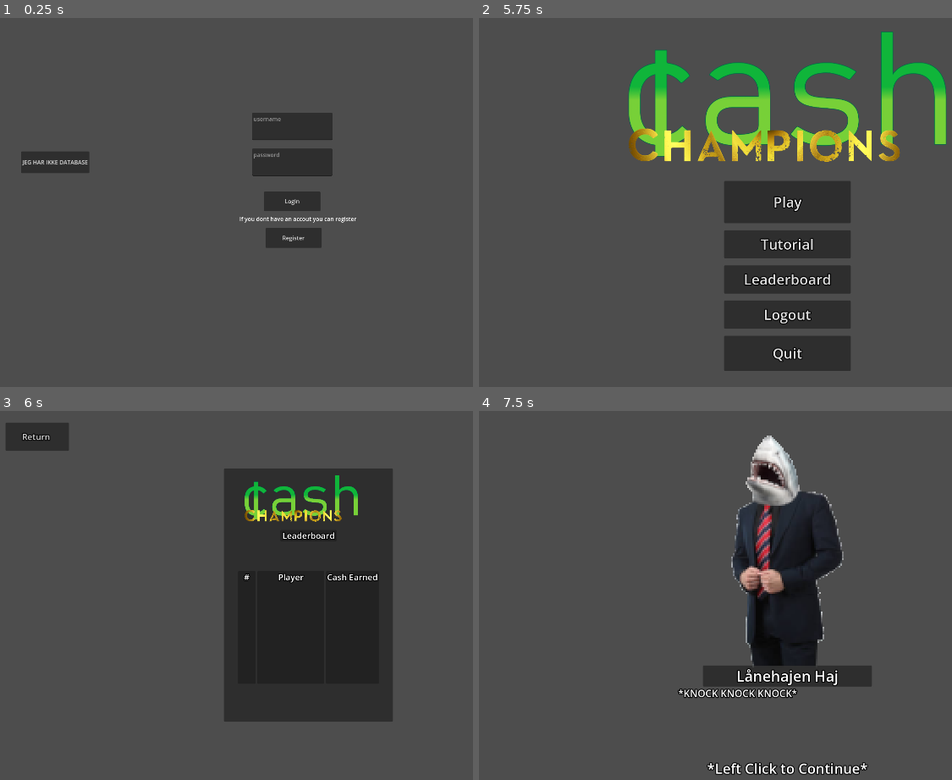
Above: before the commit, frames 1-4 (two rows, left to right).
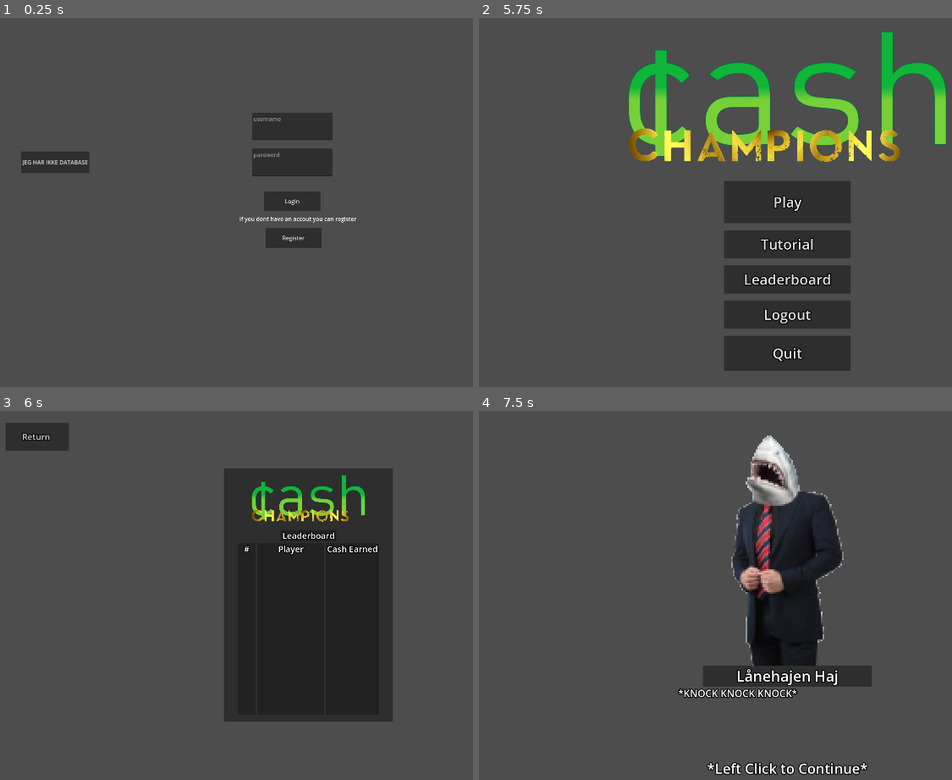
Above: after the commit, the same moments.

Repository: ThyGram/Eksamensprojekt-DDU
Game: Godot game, scene res://Menu/Login.tscn
Two runs of this game, one before a commit and one after it. Both use one fixed random seed, a clock stepped at 60 frames per second and the inputs below.
Inputs (mouse positions are in pixels of both pictures, inside the frame that each line leads up to):
- Up to frame 1 (0.25 s): no input
- Up to frame 2 (5.75 s): click (772, 125) at 0.52 s; type "Alex" at 0.6 s; click (772, 161) at 0.75 s; type "12" at 0.83 s; click "Login" at 1.25 s; click "Register" at 2 s; click (767, 113) at 2.77 s; type "Alex" at 2.85 s; click (772, 143) at 3 s; type "12" at 3.08 s; click (772, 176) at 3.23 s; type "Alex" at 3.32 s; click "Register" at 3.5 s; click "Return" at 4.25 s; click "JEG HAR IKKE DATABASE" at 5 s
- Up to frame 3 (6 s): click "Leaderboard" at 5.75 s
- Up to frame 4 (7.5 s): click "Return" at 6.5 s; click "Play" at 7.25 s

Frames 1-2 are identical in both runs. In frame 3, 2.0% of the frame differs, in the area x 51-80%, y 17-47%; in frame 4, nothing differs.

Commit message:
Pause menu centered

Diff:
--- a/GodotGame/Menu/Leaderboard.tscn
+++ b/GodotGame/Menu/Leaderboard.tscn
@@ -16,7 +16,7 @@
 offset_bottom = 900.0
 
 [node name="CashChampions" type="Sprite2D" parent="Panel"]
-position = Vector2(220, 85)
+position = Vector2(240, 85)
 scale = Vector2(0.25, 0.25)
 texture = ExtResource("2_rf5u7")
 
@@ -62,9 +62,9 @@
 anchor_right = 0.5
 anchor_bottom = 0.5
 offset_left = -200.0
-offset_top = -68.0
+offset_top = -148.0
 offset_right = -150.0
-offset_bottom = 252.0
+offset_bottom = 340.0
 grow_horizontal = 2
 grow_vertical = 2
 
@@ -82,17 +82,15 @@
 
 [node name="PositionList" type="Label" parent="Panel/Position"]
 layout_mode = 1
-anchors_preset = 8
-anchor_left = 0.5
-anchor_top = 0.5
-anchor_right = 0.5
-anchor_bottom = 0.5
-offset_left = -19.0
-offset_top = -134.0
-offset_right = 21.0
-offset_bottom = 72.0
+anchors_preset = 15
+anchor_right = 1.0
+anchor_bottom = 1.0
+offset_top = 34.0
 grow_horizontal = 2
 grow_vertical = 2
+theme_override_colors/font_outline_color = Color(0, 0, 0, 1)
+theme_override_constants/outline_size = 10
+theme_override_font_sizes/font_size = 18
 horizontal_alignment = 1
 
 [node name="Player" type="Panel" parent="Panel"]
@@ -103,9 +101,9 @@
 anchor_right = 0.5
 anchor_bottom = 0.5
 offset_left = -145.0
-offset_top = -68.0
+offset_top = -148.0
 offset_right = 45.0
-offset_bottom = 252.0
+offset_bottom = 340.0
 grow_horizontal = 2
 grow_vertical = 2
 
@@ -124,17 +122,15 @@
 
 [node name="PlayerList" type="Label" parent="Panel/Player"]
 layout_mode = 1
-anchors_preset = 8
-anchor_left = 0.5
-anchor_top = 0.5
-anchor_right = 0.5
-anchor_bottom = 0.5
-offset_left = -21.0
-offset_top = -131.0
-offset_right = 28.0
-offset_bottom = 75.0
+anchors_preset = 15
+anchor_right = 1.0
+anchor_bottom = 1.0
+offset_top = 34.0
 grow_horizontal = 2
 grow_vertical = 2
+theme_override_colors/font_outline_color = Color(0, 0, 0, 1)
+theme_override_constants/outline_size = 10
+theme_override_font_sizes/font_size = 18
 horizontal_alignment = 1
 
 [node name="Cash" type="Panel" parent="Panel"]
@@ -145,9 +141,9 @@
 anchor_right = 0.5
 anchor_bottom = 0.5
 offset_left = 50.0
-offset_top = -68.0
+offset_top = -148.0
 offset_right = 200.0
-offset_bottom = 252.0
+offset_bottom = 340.0
 grow_horizontal = 2
 grow_vertical = 2
 
@@ -164,11 +160,16 @@
 horizontal_alignment = 1
 
 [node name="CashList" type="Label" parent="Panel/Cash"]
-layout_mode = 0
-offset_left = 46.0
-offset_top = 23.0
-offset_right = 89.0
-offset_bottom = 280.0
+layout_mode = 1
+anchors_preset = 15
+anchor_right = 1.0
+anchor_bottom = 1.0
+offset_top = 34.0
+grow_horizontal = 2
+grow_vertical = 2
+theme_override_colors/font_outline_color = Color(0, 0, 0, 1)
+theme_override_constants/outline_size = 10
+theme_override_font_sizes/font_size = 18
 horizontal_alignment = 1
 
 [node name="ReturnButton" type="Button" parent="."]
--- a/GodotGame/PopUps/PauseMenu.tscn
+++ b/GodotGame/PopUps/PauseMenu.tscn
@@ -15,18 +15,15 @@
 
 [node name="Panel" type="Panel" parent="."]
 layout_mode = 0
-offset_left = 632.0
-offset_top = 355.0
-offset_right = 1221.0
-offset_bottom = 639.0
+offset_left = 644.0
+offset_top = 398.0
+offset_right = 1233.0
+offset_bottom = 682.0
 
 [node name="Title" type="Label" parent="Panel"]
 layout_mode = 1
-anchors_preset = 5
-anchor_left = 0.5
-anchor_right = 0.5
-offset_left = -172.5
-offset_right = 172.5
+anchors_preset = 10
+anchor_right = 1.0
 offset_bottom = 42.0
 grow_horizontal = 2
 theme_override_font_sizes/font_size = 30
@@ -51,19 +48,5 @@
 theme_override_font_sizes/font_size = 20
 text = "Quit"
 
-[node name="Label" type="Label" parent="Panel"]
-layout_mode = 1
-anchors_preset = 7
-anchor_left = 0.5
-anchor_top = 1.0
-anchor_right = 0.5
-anchor_bottom = 1.0
-offset_left = -81.5
-offset_top = -64.0
-offset_right = 81.5
-grow_horizontal = 2
-grow_vertical = 0
-text = "Progress is not saved"
-
 [connection signal="pressed" from="Panel/Continue" to="." method="_on_continue_pressed"]
 [connection signal="pressed" from="Panel/Quit" to="." method="_on_quit_pressed"]
